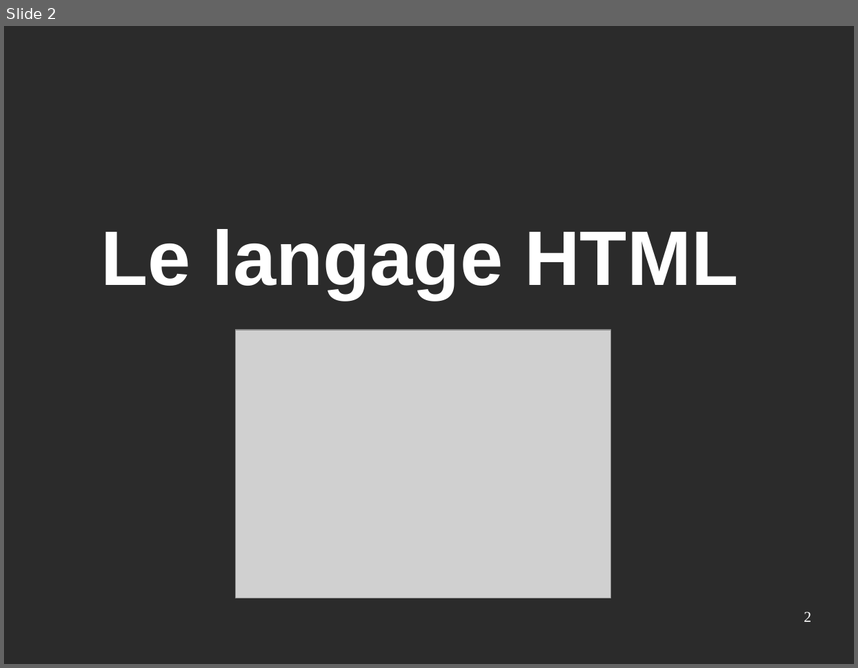
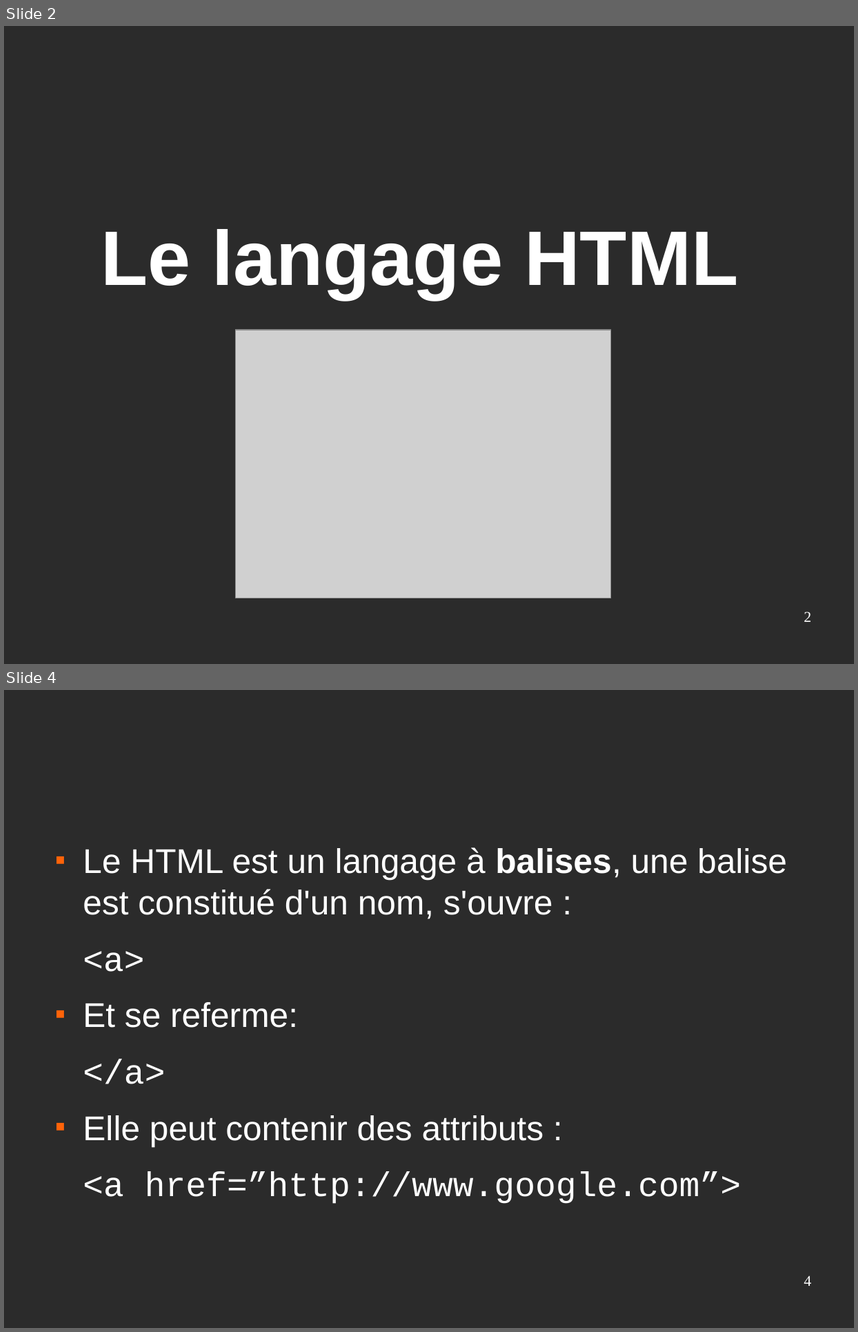
Before and after one commit to Eirbware/Formation, a slide deck: presentations/html.odp. Shown one above the other, each under a label of ours: slide 2 before the commit, slides 2 and 4 after it; the slides between them are not shown. The pictures are 858x668 and 858x1332 pixels, drawn with LibreOffice and Linux fonts; fonts in the diff are those of the drawing; grey boxes stand for pictures; background and template pictures are left out; a plain dark background stands for a picture behind light text. Boxes give left, top, right and bottom in pixels: in the first picture for what was removed or moved away, otherwise in the second. Text is boxed around its words. In the diff, an @@ line names an element or a change of style, - is before the commit and + after.

Commit message:
[HTML] Quelque slides

```diff
--- a/presentations/html.odp
+++ b/presentations/html.odp
@@ slide 4 added at (x1=4, y1=690, x2=854, y2=1328), background picture (left out) @@
@@ text added at (x1=83, y1=847, x2=787, y2=1203), 32 pt, text #FFFFFF @@
+■ Le HTML est un langage à balises, une balise est constitué d'un nom, s'ouvre :
+<a>
+■ Et se referme:
+</a>
+■ Elle peut contenir des attributs :
+<a href=”http://www.google.com”>
@@ page number added at (x1=804, y1=1275, x2=811, y2=1285), 14 pt, text #FFFFFF @@
+4
```
Also in this commit, not shown: 2 other slides added.
